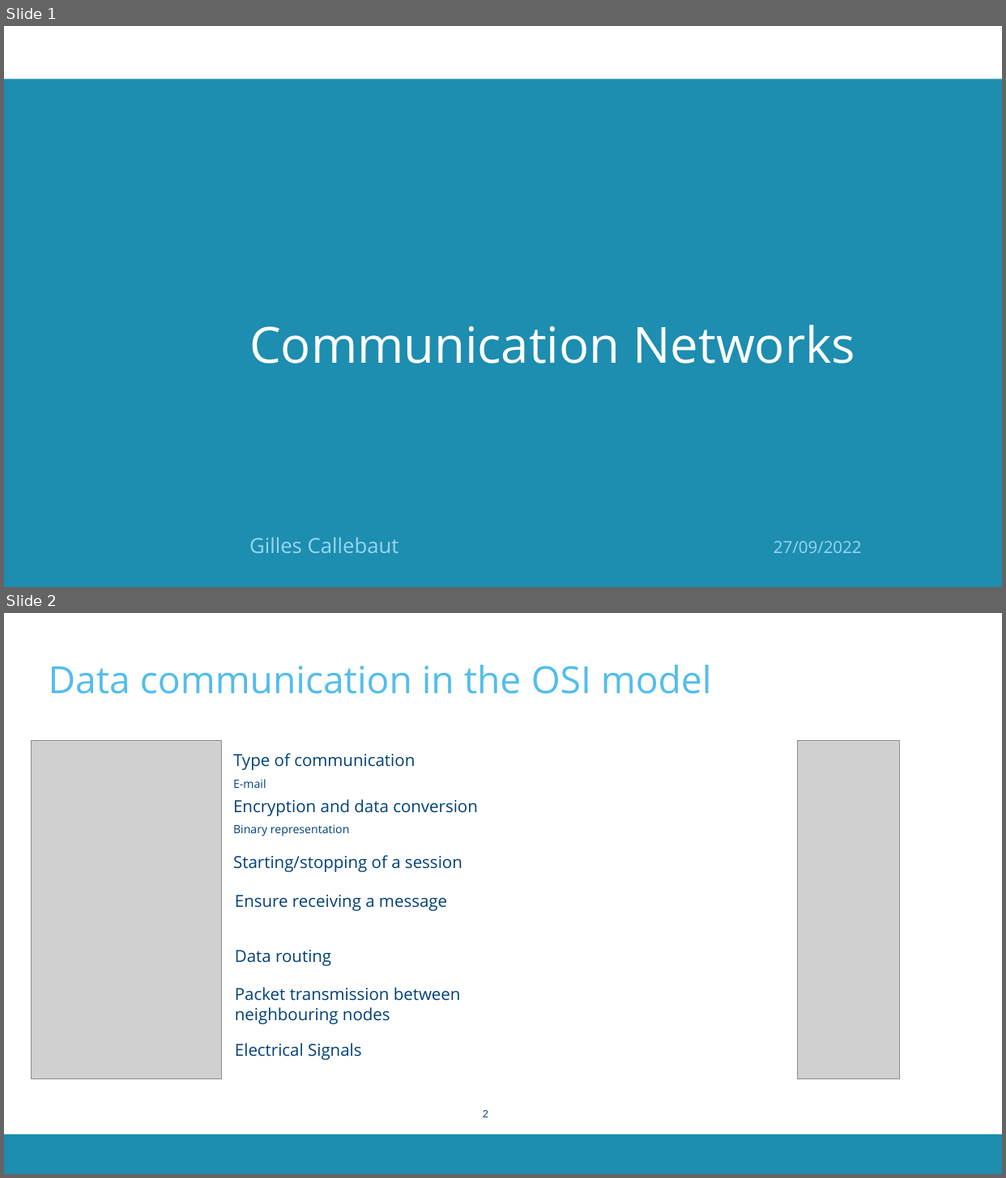
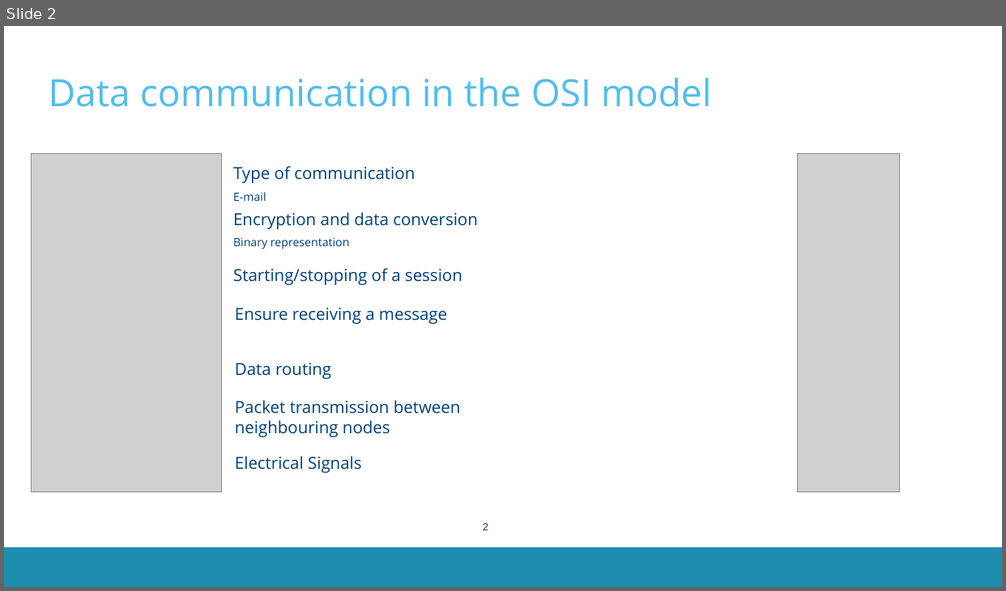
Before and after one commit to GillesC/Network-Capturing-and-Manipulation----Introduction-to-Wireshark-and-Scapy, a slide deck: presentation/slides.pptx. Shown one above the other, each under a label of ours: slides 1 and 2 before the commit, slide 2 after it. The pictures are 1006x1178 and 1006x591 pixels, drawn with LibreOffice and Linux fonts; fonts in the diff are those of the drawing; grey boxes stand for pictures; background and template pictures are left out. Boxes give left, top, right and bottom in pixels: in the first picture for what was removed or moved away, otherwise in the second. Text is boxed around its words. In the diff, an @@ line names an element or a change of style, - is before the commit and + after.

```diff
--- a/presentation/slides.pptx
+++ b/presentation/slides.pptx
@@ slide 1 removed at [4,26,1002,587], background #FFFFFF @@
@@ rectangle removed at [4,79,1002,587] @@
@@ title removed at [249,325,854,364] @@
-Communication Networks
@@ subtitle removed at [249,537,862,553] @@
-Gilles Callebaut 27/09/2022
```
Also in this commit, not shown: 5 slides changed, 1 slide added.
